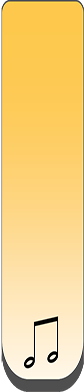
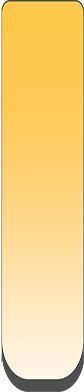
The second 84 x 392 image is a revision of the first. Changes to its layers:
painted on "Layer 0" over [23, 315, 59, 370]
